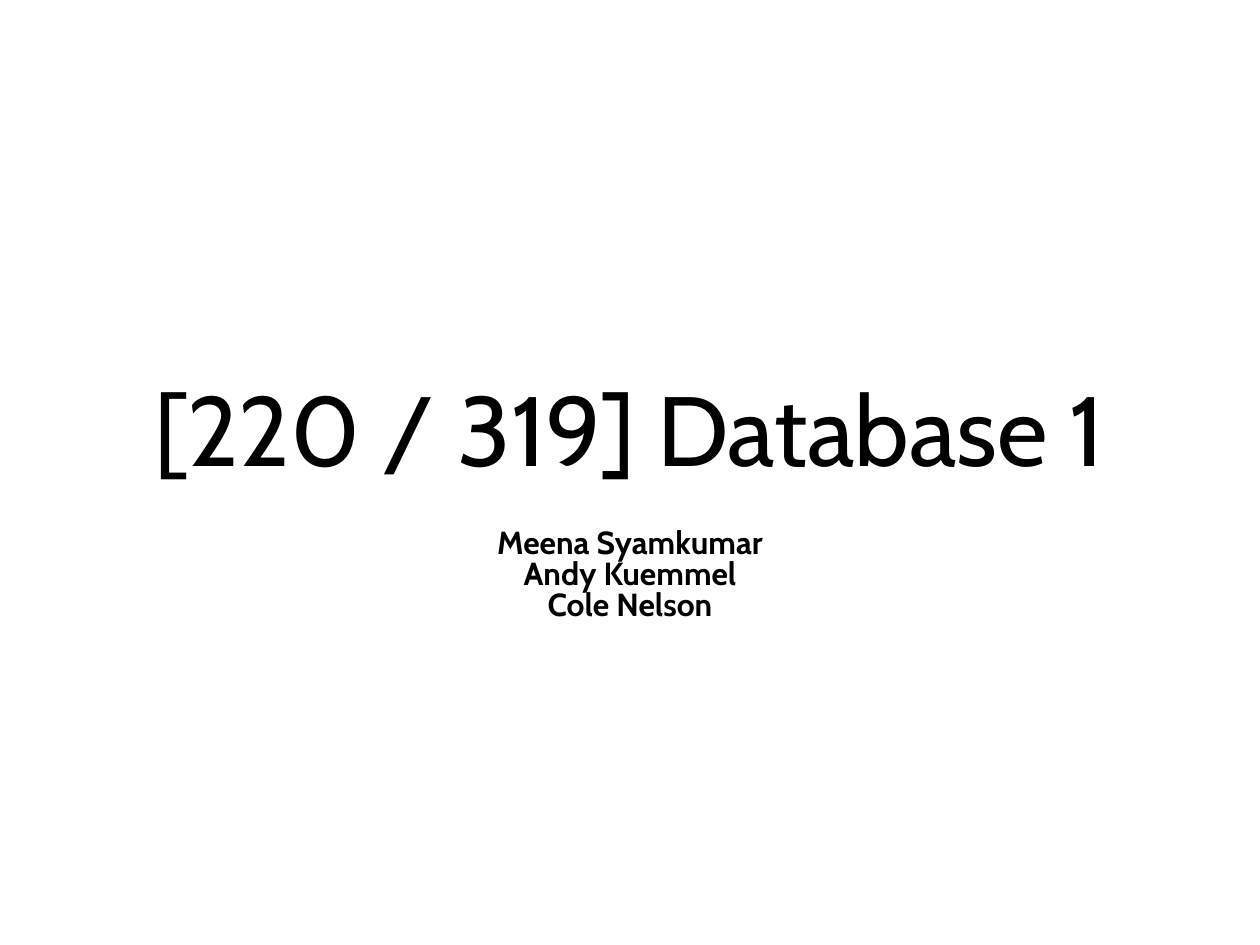
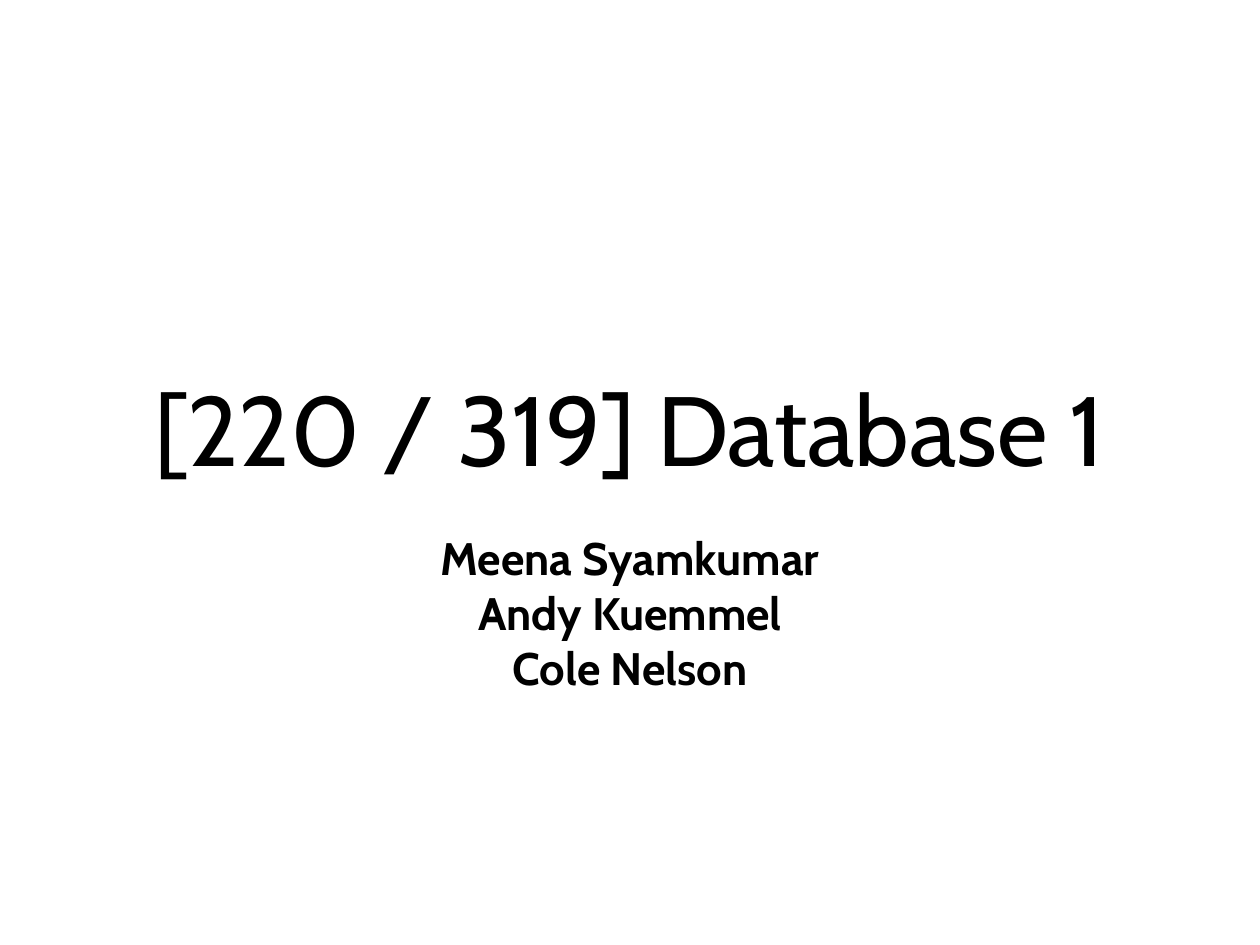
Before and after one commit to tylerharter/caraza-harter-com, a slide deck: slide 1 of tyler/meena/cs220/s22/materials/lecture_ppts/lec_32_S22.pptx. Drawn at 1260x945 pixels with LibreOffice and Linux fonts; fonts in the diff are those of the drawing. Boxes give left, top, right and bottom in pixels: in the first picture for what was removed or moved away, otherwise in the second. Text is boxed around its words. In the diff, an @@ line names an element or a change of style, - is before the commit and + after.

```diff
--- a/tyler/meena/cs220/s22/materials/lecture_ppts/lec_32_S22.pptx
+++ b/tyler/meena/cs220/s22/materials/lecture_ppts/lec_32_S22.pptx
@@ subtitle "Meena Syamkumar" at <box>441,541,820,686</box>: size 25.9 to 37 pt; line spacing 0.8 to 1 @@
```
Also in this commit, not shown: 1 other slide changed, 9 other files.
